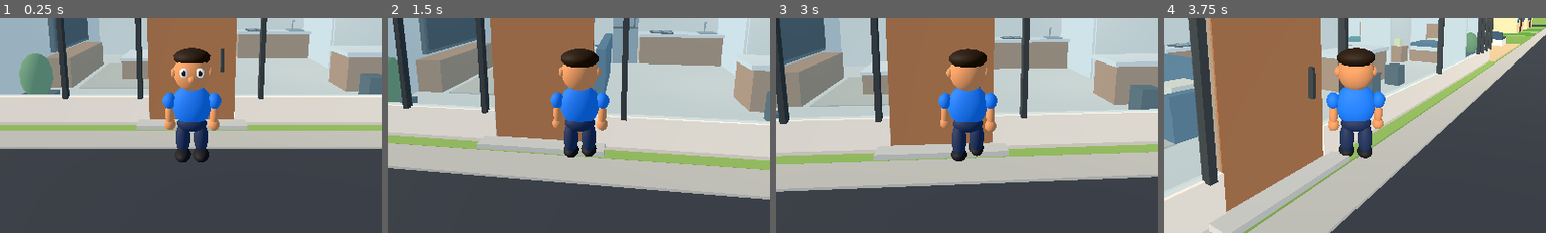
Above: before the commit, frames 1-4 (left to right).
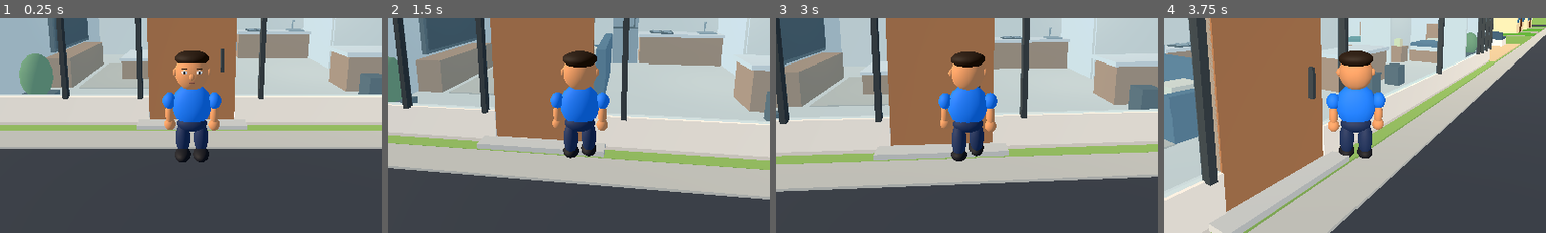
Above: after the commit, the same moments.

Repository: valdy247/mycity
Game: Godot game, scene res://main.tscn
The game is run twice, just before and just after one commit, with the same random seed, the same clock (stepped at 60 frames per second) and the same inputs.
Inputs (mouse positions are % of the whole screen's width and height, from its top left):
- Up to frame 1 (0.25 s): no input
- Up to frame 2 (1.5 s): tap Enter at 0.5 s; move the mouse to (55, 50) at 0.52 s; hold Shift 0.53-1.28 s; hold W from 0.53 s (still down); click (55, 50) at 0.67 s; tap Space at 0.77 s; move the mouse to (45, 50) at 1.27 s; tap Shift at 1.35 s; click (45, 50) at 1.42 s
- Up to frame 3 (3 s): tap Space at 1.52 s; move the mouse to (52, 48) at 2.02 s; hold Shift 2.03-2.75 s; tap B at 2.1 s; click (52, 48) at 2.17 s; release W at 2.75 s; click "Volver a jugar (B)" at 2.75 s
- Up to frame 4 (3.75 s): move the mouse to (49, 52) at 3.52 s; hold W from 3.53 s (still down); tap Q at 3.6 s; click (49, 52) at 3.67 s
The pictures show only the part of the screen within x 25-75%, y 39-89%; the shares and areas given below are measured in that part.

The runs differ from the first frame. In frame 1, 0.4% of the frame differs, in the area x 43-58%, y 13-68%; in frame 2, 0.4%; in frame 3, 0.3%; in frame 4, 0.5%, in the area x 42-58%, y 13-66%.

Commit message:
Phase 2: lightweight story character identities and blended locomotion

Diff:
--- a/game/business_mission.gd
+++ b/game/business_mission.gd
@@ -109,18 +109,14 @@
 	label.position = p
 	return label
 
-func _person(root: Node3D,shirt: Color) -> Node3D:
-	var npc := Node3D.new()
+func _person(root: Node3D,style: int) -> Person:
+	var npc := Person.new()
 	root.add_child(npc)
-	var skin := Color("#b98762")
-	_box(npc,Vector3(0,1.17,0),Vector3(.43,.62,.29),shirt)
-	_box(npc,Vector3(0,1.67,0),Vector3(.29,.33,.28),skin)
-	_box(npc,Vector3(0,1.86,0),Vector3(.30,.10,.29),Color("#3e332b"))
-	for side in [-1.0,1.0]:
-		var x := float(side)
-		_box(npc,Vector3(x*.115,.47,0),Vector3(.18,.76,.23),Color("#465263"))
-		_box(npc,Vector3(x*.115,.075,.06),Vector3(.19,.15,.30),Color("#33342e"))
-		_box(npc,Vector3(x*.28,1.11,0),Vector3(.12,.51,.14),skin)
+	npc.setup(style)
+	# Stationary mission merchants must not be treated as ordinary greetings.
+	npc.remove_from_group("social_people")
+	npc.remove_from_group("pedestrian_spacing")
+	npc.social_context = "shopping"
 	return npc
 
 func _arrow(root: Node3D,p: Vector3,color: Color) -> Node3D:
@@ -254,7 +250,7 @@
 	if world.business_frontage==null or world.food_factory.is_empty(): return
 	var home := world.business_frontage
 	var side_offset := _albertico_side_offset(home)
-	albertico = _person(self,Color("#638e77"))
+	albertico = _person(self,810)
 	albertico.position = home.to_global(Vector3(-2.55+side_offset,.105,2.85))
 	albertico.rotation.y = home.rotation.y
 	_label(albertico,"Albertico",Vector3(0,2.03,0))
@@ -276,7 +272,9 @@
 	buyer.social_context = "shopping"
 	buyer.hide()
 	var counter: Vector3 = world.food_factory.counter
-	var clerk := _person(self,Color("#8196b0"))
+	var clerk := _person(self,813)
+	clerk.add_to_group("mission_merchant_visuals")
+	albertico.add_to_group("mission_merchant_visuals")
 	var basis: Basis = world.food_factory.basis
 	clerk.position = counter+basis*Vector3(0,-.84,-2.05)
 	clerk.rotation.y = basis.get_euler().y
@@ -480,7 +478,8 @@
 	var direction := -camera.global_transform.basis.z
 	var finish := origin+direction*8.0
 	var depth := INF
-	for child in albertico.get_children():
+	var parts := albertico.find_children("*","MeshInstance3D",true,false)
+	for child in parts:
 		if not child is MeshInstance3D or not child.is_visible_in_tree(): continue
 		var part := child as MeshInstance3D
 		var local_hit: Variant = part.get_aabb().intersects_segment(part.to_local(origin),part.to_local(finish))
@@ -1033,6 +1032,11 @@
 func tick(delta: float,in_vehicle: bool,editor: bool) -> void:
 	if life!=null: life.tick(delta,in_vehicle,editor)
 	phase += delta
+	# Only two stationary merchants; animate when near the camera.
+	if not editor and is_instance_valid(camera):
+		for merchant in get_tree().get_nodes_in_group("mission_merchant_visuals"):
+			if merchant is Person and merchant.global_position.distance_squared_to(camera.global_position)<625.0:
+				merchant.animate(delta,false)
 	toast_time = maxf(0.0,toast_time-delta)
 	hud.visible = not editor
 	if crate_view!=null: crate_view.visible = not in_vehicle and not editor and not ledger.carry.is_empty()
--- a/game/main.gd
+++ b/game/main.gd
@@ -88,6 +88,9 @@
 var limb_arms: Array[Node3D] = []
 var limb_legs: Array[Node3D] = []
 var step_phase := 0.0
+var avatar_idle_phase := 0.0
+var avatar_stride_weight := 0.0
+var avatar_sphere_mesh: SphereMesh
 var player_shape: CollisionShape3D
 var van_home := Transform3D.IDENTITY
 var van_ground_initialized := false
@@ -885,14 +888,15 @@
 	return instance
 
 func _sphere(parent: Node3D, part_name: String, at: Vector3, size: Vector3, mat: StandardMaterial3D) -> MeshInstance3D:
-	var mesh := SphereMesh.new()
-	mesh.radius = 0.5
-	mesh.height = 1.0
-	mesh.radial_segments = 12
-	mesh.rings = 6
+	if avatar_sphere_mesh==null:
+		avatar_sphere_mesh = SphereMesh.new()
+		avatar_sphere_mesh.radius = .5
+		avatar_sphere_mesh.height = 1.0
+		avatar_sphere_mesh.radial_segments = 12
+		avatar_sphere_mesh.rings = 6
 	var instance := MeshInstance3D.new()
 	instance.name = part_name
-	instance.mesh = mesh
+	instance.mesh = avatar_sphere_mesh
 	instance.material_override = mat
 	parent.add_child(instance)
 	instance.position = at
@@ -942,12 +946,14 @@
 	# Capsule collision remains the same. All limbs are purely visual.
 	_sphere(avatar, "Shirt", Vector3(0, 0.05, 0), Vector3(0.58, 0.64, 0.35), shirt)
 	_sphere(avatar, "Hip", Vector3(0, -0.23, 0), Vector3(0.44, 0.25, 0.30), jeans)
-	_sphere(avatar, "Head", Vector3(0, 0.53, 0), Vector3(0.52, 0.55, 0.48), skin)
-	_sphere(avatar, "Hair", Vector3(0, 0.73, -0.045), Vector3(0.53, 0.26, 0.49), hair)
+	_sphere(avatar, "Neck", Vector3(0,.36,0),Vector3(.19,.20,.19),skin)
+	_sphere(avatar, "Head", Vector3(0, 0.53, 0), Vector3(0.48, 0.52, 0.44), skin)
+	_sphere(avatar, "Hair", Vector3(0, 0.72, -0.035), Vector3(0.49, 0.22, 0.45), hair)
 	for side in [-1, 1]:
-		_sphere(avatar, "Ear", Vector3(side * 0.25, 0.53, 0), Vector3(0.10, 0.14, 0.11), skin)
-		_sphere(avatar, "EyeWhite", Vector3(side * 0.105, 0.57, 0.212), Vector3(0.115, 0.14, 0.075), eye_white)
-		_sphere(avatar, "Eye", Vector3(side * 0.105, 0.57, 0.245), Vector3(0.053, 0.078, 0.035), eye)
+		_sphere(avatar, "Ear", Vector3(side * 0.235, 0.53, 0), Vector3(0.075, 0.11, 0.08), skin)
+		_sphere(avatar, "EyeWhite", Vector3(side * 0.096, 0.57, 0.194), Vector3(0.080, 0.055, 0.036), eye_white)
+		_sphere(avatar, "Eye", Vector3(side * 0.096, 0.57, 0.213), Vector3(0.033, 0.042, 0.020), eye)
+		_sphere(avatar, "Brow",Vector3(side*.096,.623,.193),Vector3(.087,.018,.019),hair)
 		var shoulder := Node3D.new()
 		avatar.add_child(shoulder)
 		shoulder.position = Vector3(side * 0.32, 0.21, 0)
@@ -961,20 +967,24 @@
 		limb_legs.append(hip)
 		_sphere(hip, "Leg", Vector3(0, -0.23, 0), Vector3(0.22, 0.48, 0.23), jeans)
 		_sphere(hip, "Shoe", Vector3(0, -0.46, 0.075), Vector3(0.24, 0.18, 0.36), shoes)
-	_sphere(avatar, "Nose", Vector3(0, 0.48, 0.247), Vector3(0.09, 0.10, 0.09), skin)
+	_sphere(avatar, "Nose", Vector3(0, 0.51, 0.218), Vector3(0.065, 0.085, 0.065), skin)
+	_sphere(avatar, "Mouth", Vector3(0,.43,.204),Vector3(.085,.022,.015),_material(Color("#925b49")))
 
 func _animate_avatar(delta: float, speed: float) -> void:
 	var moving := speed > 0.1 and player.is_on_floor()
-	var strength := 0.68 if speed < 6.0 else 0.95
+	var strength := lerpf(.45,.86,smoothstep(2.0,8.0,speed))
+	avatar_stride_weight = move_toward(avatar_stride_weight,1.0 if moving else 0.0,delta*7.0)
+	avatar_idle_phase = fposmod(avatar_idle_phase+delta*2.0,TAU)
 	if moving:
-		step_phase += delta * (6.5 + speed * 0.8)
+		step_phase = fposmod(step_phase+delta*(5.5+speed*.9),TAU)
 	for i in range(limb_legs.size()):
-		var swing := sin(step_phase + i * PI) * strength if moving else 0.0
+		var swing := sin(step_phase + i * PI) * strength * avatar_stride_weight
 		if not player.is_on_floor():
 			swing = -0.25 if i == 0 else 0.35
 		limb_legs[i].rotation.x = lerpf(limb_legs[i].rotation.x, swing, minf(delta * 12.0, 1.0))
 		limb_arms[i].rotation.x = lerpf(limb_arms[i].rotation.x, -swing * 0.85, minf(delta * 12.0, 1.0))
-	avatar.position.y = lerpf(avatar.position.y, absf(sin(step_phase)) * 0.045 if moving else 0.0, minf(delta * 12.0, 1.0))
+	var bob := absf(sin(step_phase))*.032*avatar_stride_weight
+	avatar.position.y = lerpf(avatar.position.y,bob+sin(avatar_idle_phase)*.003,minf(delta*12.0,1.0))
 
 func _near_van() -> bool:
 	if van == null or player == null:
--- a/game/street_person.gd
+++ b/game/street_person.gd
@@ -16,6 +16,14 @@
 var leisure_prop: Node3D
 var phone_idle := false
 var knees: Array[Node3D] = []
+# Story detail is limited to the main cast, not every city pedestrian.
+const STORY_STYLES := [806,807,810,813,933,945]
+var story_character := false
+var idle_phase := 0.0
+var stride_weight := 0.0
+var facial_eyes: Array[MeshInstance3D] = []
+var facial_blink := 0.0
+var blink_clock := 0.0
 
 func _material(color: Color) -> StandardMaterial3D:
 	var key := color.to_html()
@@ -28,12 +36,12 @@
 
 func _mesh(kind: String) -> Mesh:
 	if not meshes.has(kind):
-		if kind=="head":
+		if kind=="head" or kind=="portrait":
 			var sphere := SphereMesh.new()
 			sphere.radius = .5
 			sphere.height = 1.0
-			sphere.radial_segments = 10
-			sphere.rings = 5
+			sphere.radial_segments = 14 if kind=="portrait" else 10
+			sphere.rings = 7 if kind=="portrait" else 5
 			meshes[kind] = sphere
 		elif kind=="limb":
 			var cylinder := CylinderMesh.new()
@@ -63,7 +71,9 @@
 
 func setup(style: int,worker: bool = false,ambient: bool = false) -> void:
 	style_id = style
-	female = not worker and posmod(style,3)==1
+	story_character = not worker and not ambient and style in STORY_STYLES
+	female = not worker and posmod(style,3)==1 and not story_character
+	blink_clock = 2.2+float(posmod(style,7))*.23
 	add_to_group("social_people")
 	add_to_group("pedestrian_spacing")
 	# Deterministic wardrobe: no random allocations or extra per-frame logic.
@@ -82,6 +92,28 @@
 	elif female and outfit==3:
 		shirt = Color("#922e42")
 		pants = shirt
+	# Stable wardrobe for recurring story characters; shared palette and meshes.
+	if story_character:
+		shorts = false
+		match style:
+			806: # Carlos: practical work shirt and faded jeans.
+				shirt = Color("#c5b79a")
+				pants = Color("#435b70")
+			807: # Yordi: dark red shirt, charcoal trousers.
+				shirt = Color("#983c3e")
+				pants = Color("#373b42")
+			810: # Albertico: green polo, dark blue trousers.
+				shirt = Color("#638e77")
+				pants = Color("#384b5c")
+			813:
+				shirt = Color("#8196b0")
+				pants = Color("#414950")
+			933:
+				shirt = Color("#d2ae79")
+				pants = Color("#474e54")
+			945:
+				shirt = Color("#a3a59a")
+				pants = Color("#685e4e")
 	var build := posmod(variant,4)
 	var torso_width: float = .43 if worker else .37+float(build)*.04
 	var hip_width := .35 if worker else (.36+float(build)*.025 if female else .32+float(build)*.018)
@@ -96,19 +128,35 @@
 		height *= .94
 		gait = .76
 	scale = Vector3(height,height,height)
-	_part(self,"limb",Vector3(0,1.18,0),Vector3(torso_width,.58,depth),shirt)
+	# A rounded chest instead of a hard cylinder only on featured characters.
+	_part(self,"portrait" if story_character else "limb",Vector3(0,1.18,0),Vector3(torso_width,.58,depth),shirt)
 	_part(self,"head",Vector3(0,.88,0),Vector3(hip_width,.23,depth),pants)
 	_part(self,"limb",Vector3(0,1.48,0),Vector3(.14,.16,.13),skin)
-	_part(self,"head",Vector3(0,1.66,.015),Vector3(.28,.34,.29),skin)
+	_part(self,"portrait" if story_character else "head",Vector3(0,1.66,.015),Vector3(.28,.34,.29),skin)
 	var hair_colors: Array[Color] = [Color("#231e1b"),Color("#302b28"),Color("#4b3428"),Color("#3c3531")]
 	var hair: Color = Color("#d5c14b") if worker else hair_colors[posmod(variant,hair_colors.size())]
 	if age_group=="mayor": hair = Color("#a29d96")
 	_part(self,"head",Vector3(0,1.77,-.028),Vector3(.29,.17,.29),hair)
 	_part(self,"head",Vector3(0,1.65,.155),Vector3(.055,.067,.048),skin,true)
 	for side in [-1.0,1.0]:
-		_part(self,"box",Vector3(float(side)*.060,1.69,.146),Vector3(.045,.022,.014),Color("#d9d3c9"),true)
-		_part(self,"box",Vector3(float(side)*.060,1.69,.156),Vector3(.017,.019,.008),Color("#302823"),true)
+		var eye := _part(self,"box",Vector3(float(side)*.060,1.69,.146),Vector3(.045,.022,.014),Color("#d9d3c9"),true)
+		var pupil := _part(self,"box",Vector3(float(side)*.060,1.69,.156),Vector3(.017,.019,.008),Color("#302823"),true)
+		if story_character:
+			facial_eyes.append(eye)
+			facial_eyes.append(pupil)
+			_part(self,"head",Vector3(float(side)*.141,1.655,.005),Vector3(.054,.095,.053),skin,true)
+			_part(self,"box",Vector3(float(side)*.060,1.723,.143),Vector3(.050,.012,.012),hair,true)
 	_part(self,"box",Vector3(0,1.59,.149),Vector3(.062,.012,.009),Color("#805345"),true)
+	if story_character:
+		# A few tiny accessories, culled beyond the existing detail distance.
+		_part(self,"limb",Vector3(0,.974,0),Vector3(hip_width*.98,.045,depth*.99),Color("#40372d"),true)
+		_part(self,"box",Vector3(0,.978,depth*.52),Vector3(.049,.031,.012),Color("#887c65"),true)
+		if style==806:
+			_part(self,"box",Vector3(-.10,1.26,depth*.49),Vector3(.088,.088,.018),shirt.darkened(.16),true)
+		elif style==807:
+			_part(self,"box",Vector3(.10,1.26,depth*.49),Vector3(.040,.028,.012),Color("#cbbca9"),true)
+		elif style==810:
+			_part(self,"box",Vector3(0,1.38,depth*.47),Vector3(.06,.13,.016),shirt.darkened(.22),true)
 	var shoe: Color = Color("#393832") if worker or outfit==0 else (Color("#e1ddd4") if outfit%2==1 else Color("#464b50"))
 	for side in [-1.0,1.0]:
 		var x := float(side)
@@ -168,16 +216,32 @@
 
 func animate(delta: float,moving: bool,run_speed: float = 0.0) -> void:
 	var sprint := clampf((run_speed-4.5)/4.0,0.0,1.0) if moving else 0.0
-	if moving: phase += delta*9.5*gait*(1.0+sprint*.55)
+	# Fade between idle, walk and run rather than snapping at a stop.
+	var pace := run_speed if run_speed>0.0 else 1.4
+	var cadence := clampf(5.2+pace*1.55,6.5,14.5)
+	if moving: phase = fposmod(phase+delta*cadence*gait,TAU)
+	stride_weight = move_toward(stride_weight,1.0 if moving else 0.0,delta*6.0)
+	idle_phase = fposmod(idle_phase+delta*2.0,TAU)
+	if story_character and not facial_eyes.is_empty():
+		blink_clock -= delta
+		if blink_clock<=0.0:
+			blink_clock = 3.4+float(posmod(style_id,5))*.27
+			facial_blink = .13
+		facial_blink = maxf(0.0,facial_blink-delta)
+		var open := facial_blink<=.015
+		for eye in facial_eyes:
+			if eye.visible!=open: eye.visible = open
 	var use_phone := phone_idle and not moving and carried==null and not has_meta("incident_role")
 	if is_instance_valid(leisure_prop): leisure_prop.visible = use_phone
 	for i in range(limbs.size()):
-		var stride := sin(phase+float(i)*PI) if moving else 0.0
+		var stride := sin(phase+float(i)*PI)*stride_weight
 		var swing := stride*lerpf(.43,.76,sprint)
 		var blend := minf(1.0,delta*15.0)
 		limbs[i].rotation.x = lerpf(limbs[i].rotation.x,swing,blend)
 		knees[i].rotation.x = lerpf(knees[i].rotation.x,maxf(0.0,-stride)*lerpf(.48,1.02,sprint),blend)
 		var arm_pose := -swing*.72 if carried==null else -.85
+		if story_character and not moving and carried==null and not has_meta("incident_role"):
+			arm_pose += sin(idle_phase+float(i)*.7)*.035
 		if use_phone and i==1: arm_pose = -1.15
 		arms[i].rotation.x = lerpf(arms[i].rotation.x,arm_pose,blend)
 
@@ -197,7 +261,7 @@
 	if flat.length()>.03:
 		rotation.y = lerp_angle(rotation.y,atan2(flat.x,flat.z),minf(1.0,delta*12.0))
 	global_position = global_position.move_toward(target,speed*delta)
-	animate(delta,true)
+	animate(delta,true,speed)
 	return false
 
 func set_bag(value: bool) -> void:
--- /dev/null
+++ b/game/tests/character_visuals_test.gd
@@ -0,0 +1,35 @@
+extends SceneTree
+const Person = preload("res://street_person.gd")
+
+func _initialize() -> void:
+	var actors: Array[Node3D] = []
+	for style in [806,807,810,813,933,945]:
+		var actor := Person.new()
+		root.add_child(actor)
+		actors.append(actor)
+		actor.setup(style)
+		if not actor.story_character or actor.limbs.size()!=2 or actor.knees.size()!=2 or actor.arms.size()!=2:
+			printerr("FAIL: story identity or articulated limbs ",style)
+			quit(1)
+			return
+		for i in range(2):
+			# The motorcycle rider solver depends on these exact mesh orders.
+			if actor.arms[i].get_child_count()!=3 or actor.knees[i].get_child_count()!=2:
+				printerr("FAIL: rider mesh layout ",style)
+				quit(1)
+				return
+		for frame in range(120): actor.animate(1.0/60.0,true,7.0)
+		for frame in range(60): actor.animate(1.0/60.0,false)
+		if absf(actor.limbs[0].rotation.x)>.05 or actor.stride_weight>.01:
+			printerr("FAIL: idle blend ",style)
+			quit(1)
+			return
+	var ambient := Person.new()
+	root.add_child(ambient)
+	ambient.setup(807,false,true)
+	if ambient.story_character or not ambient.facial_eyes.is_empty():
+		printerr("FAIL: ambient pedestrians got story detail")
+		quit(1)
+		return
+	print("Character identities, rider layout and animation blend: PASS")
+	quit(0)
